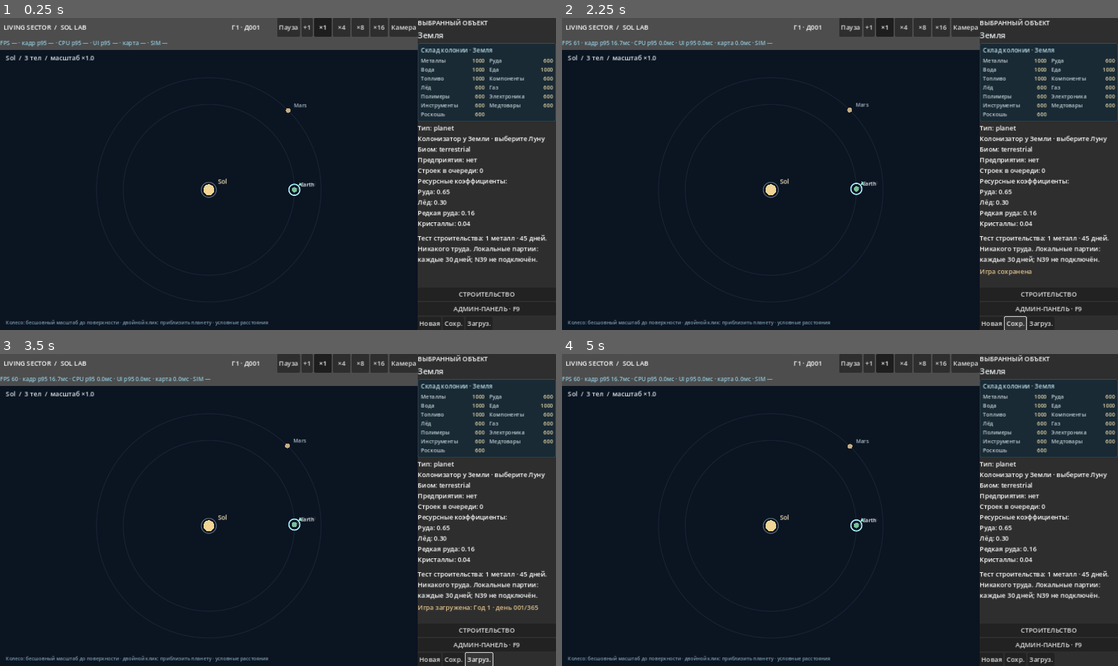
Above: before the commit, frames 1-4 (two rows, left to right).
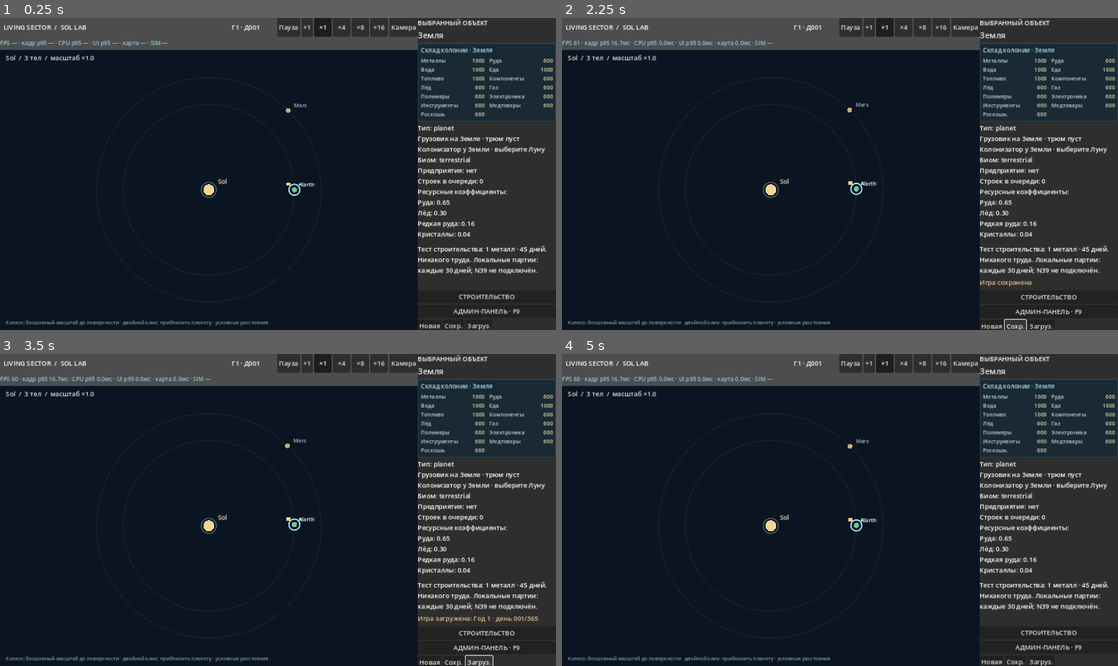
Above: after the commit, the same moments.

Repository: Mefits/Living-Sector
Game: Godot game, scene res://scenes/main.tscn
Same seed, same stepped clock (60 frames per second), same inputs: the game is played once before the commit and once after it.
Inputs:
- Up to frame 1 (0.25 s): no input
- Up to frame 2 (2.25 s): click "Пауза" at 0.5 s; click "Продолжить" at 1.25 s; click "Сохр." at 2 s
- Up to frame 3 (3.5 s): click "Загруз." at 2.75 s
- Up to frame 4 (5 s): click "Новая" at 3.5 s; click "Новая" at 4.25 s

The runs differ from the first frame. In frame 1, 2.9% of the frame differs, in the area x 51-99%, y 37-100%; in frame 2, 3.0%; in frame 3, 3.2%; in frame 4, 2.9%.

Commit message:
Add player-directed Earth to Moon freight in Sol Lab

Diff:
--- a/sol_lab/scripts/main.gd
+++ b/sol_lab/scripts/main.gd
@@ -24,6 +24,7 @@
 var visual_tick_count: int = 0
 var visual_clock = NativeClock.new()
 var colony_button: Button
+var freight_button: Button
 var construction = ConstructionRuntime.new()
 var construction_ui_elapsed: float = 0.0
 var message_line: Label
@@ -159,6 +160,7 @@
     filler.size_flags_vertical = Control.SIZE_EXPAND_FILL
     contents.add_child(filler)
     colony_button = _button(contents, "Колонизировать Луну", _colonize_luna)
+    freight_button = _button(contents, "Доставить 10 металла с Земли", _send_freighter)
     _button(contents, "СТРОИТЕЛЬСТВО", _open_build)
     mode_button = _button(contents, "АДМИН-ПАНЕЛЬ · F9", _toggle_admin)
     var saves := HBoxContainer.new()
@@ -289,6 +291,13 @@
         _show_selected()
         _notice("Колонизатор отправился к Луне")
 
+func _send_freighter() -> void:
+    if selected != "luna" or not construction.depart_freighter():
+        return
+    native_view.set_freight(construction.freight_status())
+    _show_selected()
+    _notice("Грузовик отправился на Луну")
+
 func _show_selected() -> void:
     if details == null:
         return
@@ -316,6 +325,21 @@
                 items.insert(1, "Колонизатор у Земли · выберите Луну")
         elif selected == "luna" and not expedition.settlers.is_empty():
             items.insert(1, "Население: %d" % int(expedition.settlers.population_count))
+        freight_button.visible = selected == "luna"
+        if freight_button.visible:
+            var reason: String = construction.freight_block_reason()
+            freight_button.disabled = not reason.is_empty()
+            freight_button.tooltip_text = reason
+        if selected in ["earth", "luna"]:
+            var freight: Dictionary = construction.freight_status()
+            match freight.get("location"):
+                "earth-colony":
+                    items.insert(1, "Грузовик на Земле · трюм пуст")
+                "transit":
+                    items.insert(1, "Грузовик → Луна · %d металла\nПрибытие: %s" % [
+                        int(freight.metals), Calendar.calendar_text(float(freight.arrival))])
+                "luna-colony":
+                    items.insert(1, "Грузовик на Луне · трюм пуст")
         var coeff: Dictionary = config.get("planets",{}).get(selected,{})
         for key in body.get("resources",{}).keys():
             items.append("%s: %.2f" % [Model.resource_label(str(key)),
@@ -461,15 +485,17 @@
     native_view.set_world(_native_view_world())
     native_view.select_body(selected)
     native_view.colonizer_progress = construction.expedition.progress(native_time)
+    native_view.set_freight(construction.freight_status())
     native_view.set_native_station_time(native_time)
 
-func _update_native_map() -> void:
+func _update_native_map(snap_freight: bool = false) -> void:
     if native_view == null:
         return
     var begun: int = Time.get_ticks_usec()
     native_view.update_world(_native_view_world())
     native_view.colonizer_progress = construction.expedition.progress(native_time)
     native_view.set_native_station_time(native_time)
+    native_view.set_freight(construction.freight_status(), snap_freight)
     _map_view_last_usec = maxi(0, Time.get_ticks_usec() - begun)
     _map_view_peak_usec = maxi(_map_view_peak_usec, _map_view_last_usec)
 
@@ -589,7 +615,6 @@
                 browser.refresh_build_availability()
                 _refresh_construction_ui()
         return
-    _update_native_map()
     _show_selected()
     if browser.visible and browser.page == "build":
         browser.refresh_build_availability()
@@ -635,13 +660,14 @@
     var snapshot: Dictionary = construction.snapshot()
     snapshot["visual_tick_count"] = visual_tick_count
     snapshot["speed"] = speed
+    snapshot["paused"] = paused
     var target: String = ProjectSettings.globalize_path(USER_SAVE)
     var temp: String = target + ".tmp"
     var file := FileAccess.open(temp, FileAccess.WRITE)
     if file == null:
         _notice("Ошибка сохранения игры")
         return
-    file.store_string(JSON.stringify(snapshot, "  ") + "\n")
+    file.store_string(JSON.stringify(snapshot, "  ", true, true) + "\n")
     file.close()
     var result: Error = DirAccess.rename_absolute(temp, target)
     if result == OK:
@@ -664,11 +690,12 @@
     native_time = construction.now_native
     visual_tick_count = int(value.get("visual_tick_count", 0))
     visual_clock.reset()
-    paused = false
-    pause_button.text = "Пауза"
+    paused = value.get("paused") == true
+    visual_clock.set_paused(paused)
+    pause_button.text = "Продолжить" if paused else "Пауза"
     var loaded_speed: int = int(value.get("speed", 1))
     _set_speed(loaded_speed if SPEED_PRESETS.has(loaded_speed) else 1)
-    _update_native_map()
+    _update_native_map(true)
     if browser != null and browser.visible:
         browser.configure(world, config, selected,
             browser.page.begins_with("admin"))
--- a/sol_lab/scripts/sol_construction_runtime.gd
+++ b/sol_lab/scripts/sol_construction_runtime.gd
@@ -5,13 +5,18 @@
 const Model = preload("res://scripts/sol_building_model.gd")
 const Calendar = preload("res://scripts/sol_calendar.gd")
 
-const VERSION: int = 1
+const VERSION: int = 2
+const FREIGHT_METALS := 10
+const FREIGHT_DAYS := 12
+const EARTH := "earth-colony"
+const LUNA := "luna-colony"
 var world: Dictionary = {}
 var settings: Dictionary = {}
 var now_native: float = 0.0
 var next_id: int = 1
 var sites: Array = []
 var expedition := preload("res://scripts/sol_lunar_expedition.gd").new()
+var _freighter: Dictionary = {}
 var initial_markets := 0
 var initial_manifest: Dictionary
 const CYCLE_DAYS := 30
@@ -23,6 +28,8 @@
 func setup(source_world: Dictionary, building_settings: Dictionary) -> void:
  world = source_world
  expedition.reset(world)
+ _freighter = _starting_freighter()
+ _ensure_earth_spaceport(world.get("facilities", []))
  initial_markets = world.get("markets", []).size()
  initial_manifest = expedition.snapshot()
  settings = building_settings
@@ -30,6 +37,83 @@
  next_id = 1
  sites.clear()
  _index_producers()
+
+func _starting_freighter() -> Dictionary:
+ if world.get("system", {}).get("id") == "system-sol":
+  return {"location": EARTH, "metals": 0}
+ return {}
+
+static func _has_spaceport(facilities: Array, body: String) -> bool:
+ for facility in facilities:
+  if facility.get("body") == body and facility.get("location") == body + "-colony" and (
+      facility.get("type") == "spaceport"):
+   return true
+ return false
+
+static func _ensure_earth_spaceport(facilities: Array) -> void:
+ if Model.built_or_pending({"facilities": facilities}, "earth", "spaceport"):
+  return
+ for facility in facilities:
+  if facility.get("body") == "earth" and facility.get("location") == EARTH and (
+      facility.get("type") == "station"):
+   facilities.append({"id": "facility-earth-spaceport", "name": "Космопорт",
+    "type": "spaceport", "body": "earth", "location": EARTH, "tier": 1,
+    "faction_id": facility.get("faction_id", "")})
+   return
+
+func freight_block_reason() -> String:
+ if _freighter.get("location") != EARTH:
+  return "Грузовик в пути" if _freighter.get("location") == "transit" else "Грузовик на Луне"
+ if not _has_spaceport(world.facilities, "luna"):
+  return "Нужен готовый космопорт на Луне"
+ if not _has_spaceport(world.facilities, "earth"):
+  return "Нужен готовый космопорт на Земле"
+ if _market_for("luna").is_empty():
+  return "Нет лунного склада"
+ if float(_market_for("earth").get("supply", {}).get("metals", 0)) < FREIGHT_METALS:
+  return "На Земле меньше 10 металла"
+ return ""
+
+func depart_freighter() -> bool:
+ if not freight_block_reason().is_empty():
+  return false
+ var stock: Dictionary = _market_for("earth").supply
+ stock.metals = float(stock.metals) - FREIGHT_METALS
+ _freighter = {"location": "transit", "metals": FREIGHT_METALS,
+  "departure": now_native, "arrival": now_native + Calendar.days_to_native(FREIGHT_DAYS)}
+ return true
+
+func freight_status() -> Dictionary:
+ return _freighter.duplicate()
+
+func _land_freighter() -> bool:
+ if _freighter.get("location") != "transit" or now_native < float(_freighter.arrival):
+  return false
+ var stock: Dictionary = _market_for("luna").supply
+ stock.metals = float(stock.metals) + int(_freighter.metals)
+ _freighter = {"location": LUNA, "metals": 0}
+ return true
+
+func _valid_freighter(saved: Variant, facilities: Array, lunar: bool, time: float) -> bool:
+ if not saved is Dictionary:
+  return false
+ if _starting_freighter().is_empty():
+  return saved.is_empty()
+ if saved.get("location") == EARTH:
+  return saved.get("metals") == 0
+ if not lunar or not _has_spaceport(facilities, "luna"):
+  return false
+ if saved.get("location") == LUNA:
+  return saved.get("metals") == 0
+ if saved.get("location") != "transit" or saved.get("metals") != FREIGHT_METALS or (
+     not _has_spaceport(facilities, "earth")):
+  return false
+ var start: Variant = saved.get("departure")
+ var end: Variant = saved.get("arrival")
+ if not (start is int or start is float) or not (end is int or end is float):
+  return false
+ return start >= 0.0 and start <= time and end > time and (
+   is_equal_approx(end - start, Calendar.days_to_native(FREIGHT_DAYS)))
 
 func _market_for(body: String) -> Dictionary:
  var ac_location: String = ""
@@ -139,6 +223,8 @@
    # A missing construction site is not magically converted.
    remaining.append(site)
  sites = remaining
+ if _land_freighter():
+  completed.append("Грузовик доставил на Луну 10 металла")
  _advance_production()
  return completed
 
@@ -165,6 +251,7 @@
  return {
   "version": VERSION,
   "expedition": expedition.snapshot(),
+  "freighter": freight_status(),
   "system_id": str(world.get("system", {}).get("id", "")),
   "native_time": now_native,
   "next_id": next_id,
@@ -174,7 +261,8 @@
  }
 
 func restore(data: Dictionary) -> bool:
- if int(data.get("version", -1)) != VERSION or (
+ var version := int(data.get("version", -1))
+ if version not in [1, VERSION] or (
     str(data.get("system_id", "")) != str(world.get("system", {}).get(
     "id", ""))):
   return false
@@ -252,10 +340,16 @@
    return false
   if int(m["supply"].get("metals", -1)) < 0:
    return false
+ # Older saves have no freight order. Keep any completed or queued ports.
+ var restored_freighter: Variant = _starting_freighter() if version == 1 else data.get("freighter")
+ if not _valid_freighter(restored_freighter, input_facilities, lunar, float(t)):
+  return false
  # Commit all restored domains only after all checks pass.
  expedition.restore(world, manifest)
  world["facilities"] = input_facilities.duplicate(true)
+ _ensure_earth_spaceport(world.facilities)
  world["markets"] = input_markets.duplicate(true)
+ _freighter = restored_freighter.duplicate()
  sites = input_sites.duplicate(true)
  now_native = float(t)
  _index_producers()
--- a/sol_lab/scripts/star_system_view.gd
+++ b/sol_lab/scripts/star_system_view.gd
@@ -111,6 +111,7 @@
 ## At most one ephemeral UI interpolation per actual arrival receipt.
 var _recent_arrivals: Dictionary = {}
 var _native_station_time: float = 0.0
+var _previous_native_time: float = 0.0
 var _station_phase_from_deg: float = 0.0
 var _station_time_started_usec: int = -1
 var _station_time_duration_usec: int = 0
@@ -328,6 +329,7 @@
     _colony_anim_time = 0.0
     _colony_anim_accum = 0.0
     _native_station_time = 0.0
+    _previous_native_time = 0.0
     _station_phase_from_deg = 0.0
     _station_time_started_usec = -1
     _focused_body_id = ""
@@ -524,6 +526,7 @@
     if is_equal_approx(_native_station_time, native_units):
         return
     var now: int = Time.get_ticks_usec()
+    _previous_native_time = _display_native_time(now)
     _station_phase_from_deg = _visual_station_time(now)
     _native_station_time = native_units
     _station_time_duration_usec = VisualMotion.sample_duration(
@@ -531,6 +534,11 @@
     _station_time_started_usec = now
     _last_station_sample_usec = now
     queue_redraw()
+
+
+func _display_native_time(now: int) -> float:
+    return lerpf(_previous_native_time, _native_station_time, VisualMotion.alpha(
+        _station_time_started_usec, _station_time_duration_usec, now))
 
 
 func _visual_station_time(now: int) -> float:
@@ -939,18 +947,45 @@
     return int(_ships_by_body.get(body_id, 0))
 
 var colonizer_progress := -1.0
+var _freight: Dictionary = {}
+
+func set_freight(freight: Dictionary, snap: bool = false) -> void:
+    if snap:
+        _previous_native_time = _native_station_time
+    if snap or freight != _freight:
+        _freight = freight
+        queue_redraw()
+
+func _draw_freighter(earth: Vector2, luna: Vector2) -> void:
+    if _freight.is_empty():
+        return
+    var origin := earth + Vector2(-14, -14)
+    var target := luna + Vector2(-14, -14)
+    var position := target if _freight.location == "luna-colony" else origin
+    var flying: bool = _freight.location == "transit"
+    if flying:
+        var progress := clampf(inverse_lerp(float(_freight.departure), float(_freight.arrival),
+            _display_native_time(_draw_now_usec)), 0.0, 1.0)
+        position = origin.lerp(target, progress)
+    var tint := Color("#f6d38a")
+    draw_rect(Rect2(position - Vector2(5, 4), Vector2(10, 8)), tint)
+    if flying:
+        draw_string(get_theme_default_font(), position + Vector2(9, -7),
+            "Луна · %d металла" % int(_freight.metals), HORIZONTAL_ALIGNMENT_LEFT, -1, 14, tint)
 
 func _draw() -> void:
     var started: int = Time.get_ticks_usec()
     _draw_now_usec = started
     _draw_body_positions.clear()
     _draw_system()
-    if colonizer_progress >= 0 and not _body_by_id("earth").is_empty() and not _body_by_id("luna").is_empty():
+    if not _body_by_id("earth").is_empty() and not _body_by_id("luna").is_empty():
         var scale := _orbit_scale()
-        var origin := _body_position(_body_by_id("earth"), scale) + Vector2(14, -14)
-        var target := _body_position(_body_by_id("luna"), scale)
-        var pos := origin.lerp(target, colonizer_progress)
-        draw_colored_polygon(PackedVector2Array([pos + Vector2(0,-5), pos + Vector2(4,4), pos + Vector2(-4,4)]), Color("#93dfca"))
+        var earth := _body_position(_body_by_id("earth"), scale)
+        var luna := _body_position(_body_by_id("luna"), scale)
+        if colonizer_progress >= 0:
+            var pos := (earth + Vector2(14, -14)).lerp(luna, colonizer_progress)
+            draw_colored_polygon(PackedVector2Array([pos + Vector2(0,-5), pos + Vector2(4,4), pos + Vector2(-4,4)]), Color("#93dfca"))
+        _draw_freighter(earth, luna)
     _last_draw_usec = maxi(0, Time.get_ticks_usec() - started)
     _max_draw_usec = maxi(_max_draw_usec, _last_draw_usec)
     _draw_calls += 1
--- a/sol_lab/tests/sol_construction_calendar_check.gd
+++ b/sol_lab/tests/sol_construction_calendar_check.gd
@@ -22,8 +22,12 @@
  good = good and not first.order("earth", "farm")["ok"]
  good = good and Model.stock(first.world, "earth") == 999
  good = good and not first.order("luna", "farm")["ok"]
- good = good and PhysicalAssets.build(first.world)["surface"].size() == 2
- var raw_site: Dictionary = first.world["facilities"][1]
+ good = good and PhysicalAssets.build(first.world)["surface"].size() == 3
+ var raw_site: Dictionary = {}
+ for facility in first.world["facilities"]:
+  if facility.get("id") == first.sites[0].id:
+   raw_site = facility
+   break
  good = good and str(raw_site.get("type", "")) == "construction_site"
  good = good and is_equal_approx(float(raw_site.get(
   "construction_start_native", -1)), 0.0)
--- a/sol_lab/tests/sol_farm_cycle_check.gd
+++ b/sol_lab/tests/sol_farm_cycle_check.gd
@@ -101,8 +101,10 @@
  for kind in ["mining_rig", "refinery", "farm"]:
   ok = ok and bool(visual.order("earth", kind).get("ok", false))
  var pending: Dictionary = _sites(visual.world)
- ok = ok and pending.size() == 4
- var positions: Array = pending.values()
+ ok = ok and pending.size() == 5
+ var fixed_sites := pending.duplicate()
+ fixed_sites.erase("facility-earth-spaceport")
+ var positions: Array = fixed_sites.values()
  for i in range(positions.size()):
   for j in range(i + 1, positions.size()):
    ok = ok and positions[i].distance_to(positions[j]) >= 0.60
@@ -114,7 +116,8 @@
  ok = ok and _sites(reloaded.world) == pending
  # A building without a fixed slot must still survive a checkpoint.
  var general = _runtime(defaults)
- ok = ok and bool(general.order("earth", "spaceport").get("ok", false))
+ ok = ok and not bool(general.order("earth", "spaceport").get("ok", false))
+ ok = ok and bool(general.order("earth", "power_plant").get("ok", false))
  var general_save: Variant = JSON.parse_string(JSON.stringify(general.snapshot()))
  var general_reload = _runtime(defaults)
  ok = ok and general_reload.restore(general_save)
